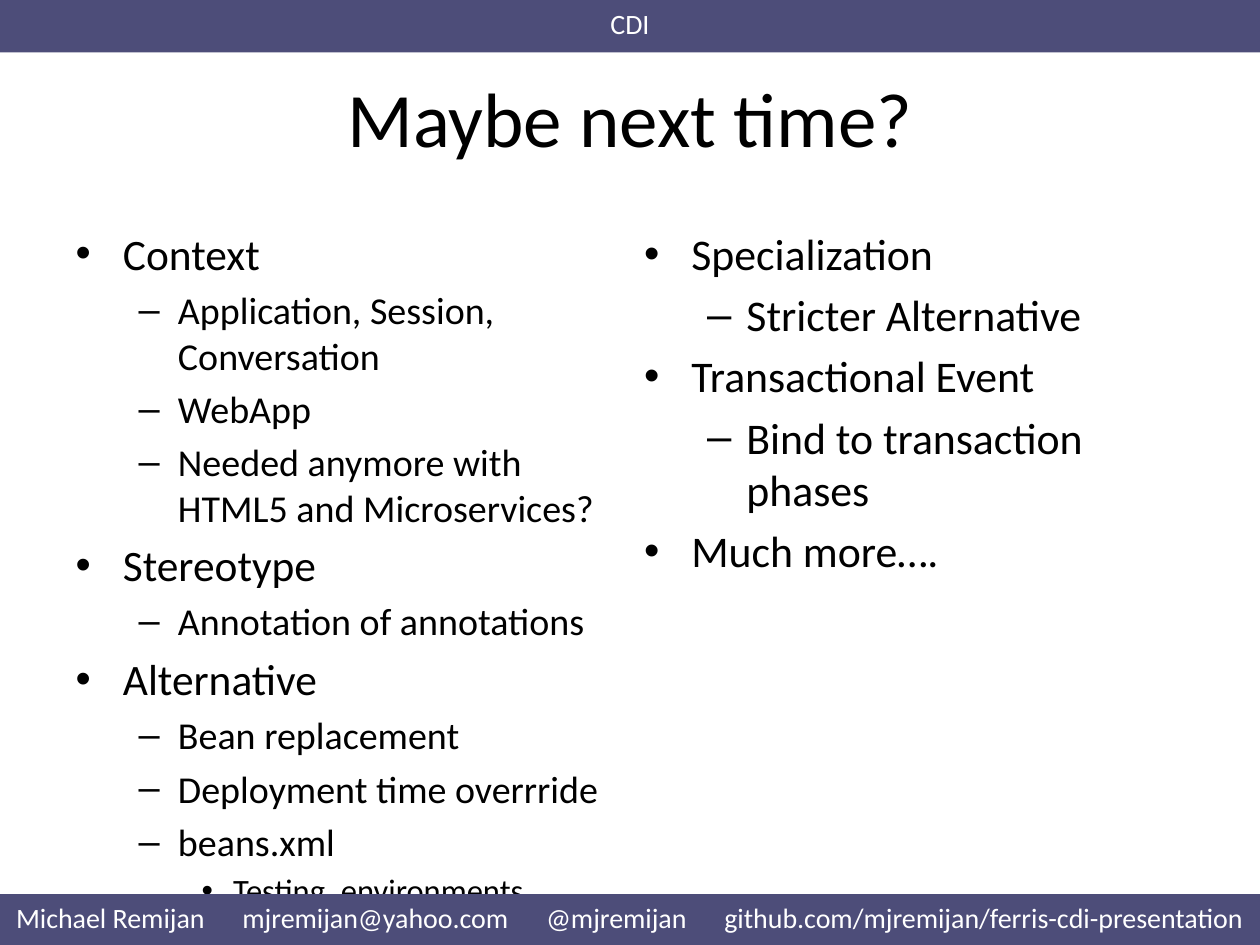
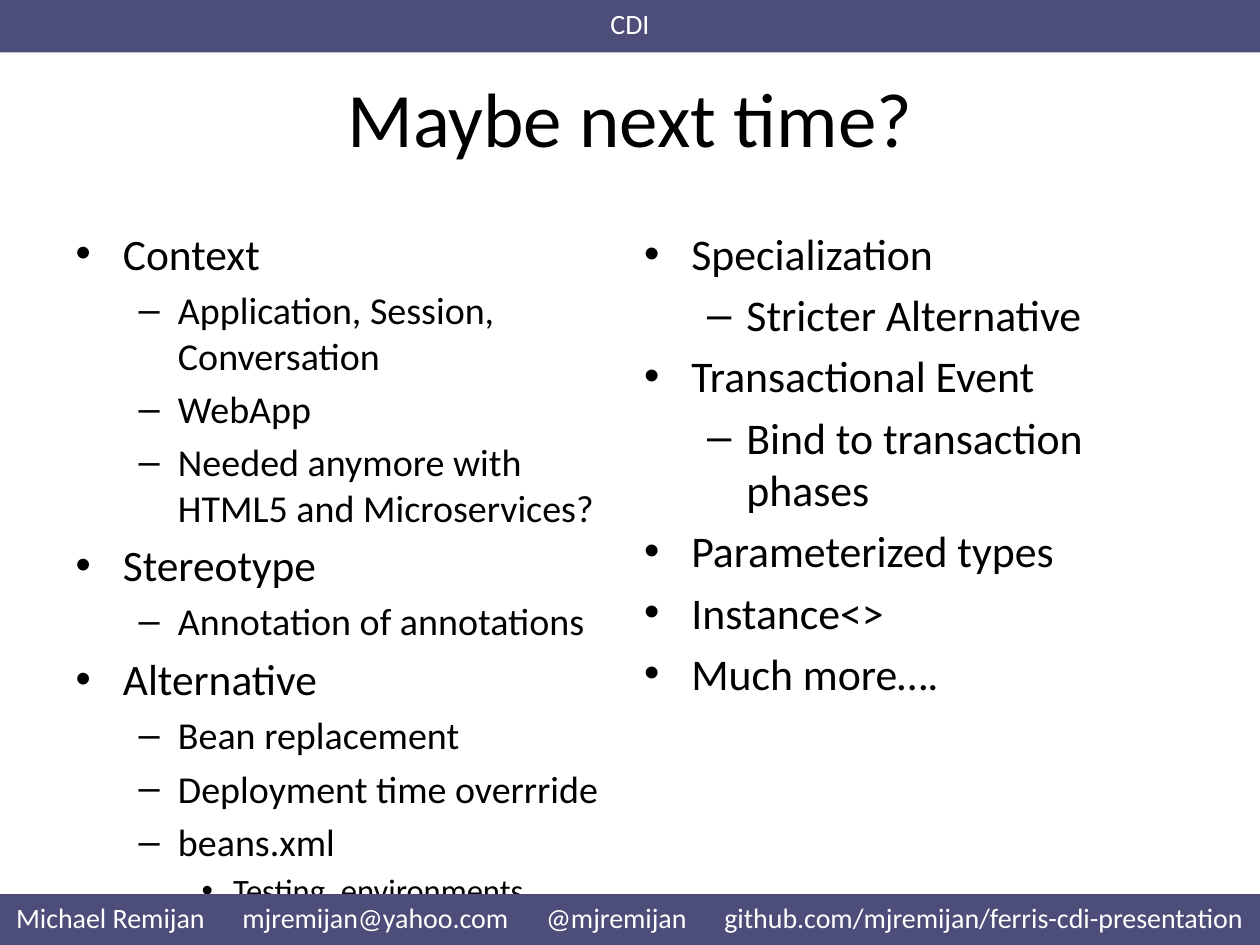
Before and after one commit to mjremijan/ferris-cdi-presentation, a slide deck: slide 11 of Presentation.pptx. Drawn at 1260x945 pixels with LibreOffice and Linux fonts; fonts in the diff are those of the drawing. Boxes give left, top, right and bottom in pixels: in the first picture for what was removed or moved away, otherwise in the second. Text is boxed around its words. In the diff, an @@ line names an element or a change of style, - is before the commit and + after.

```diff
--- a/Presentation.pptx
+++ b/Presentation.pptx
@@ text at [691,536,1053,630]: paragraphs added @@
+• Parameterized types
+• Instance<>
```
Also in this commit, not shown: 1 other slide changed, 13 other files.
